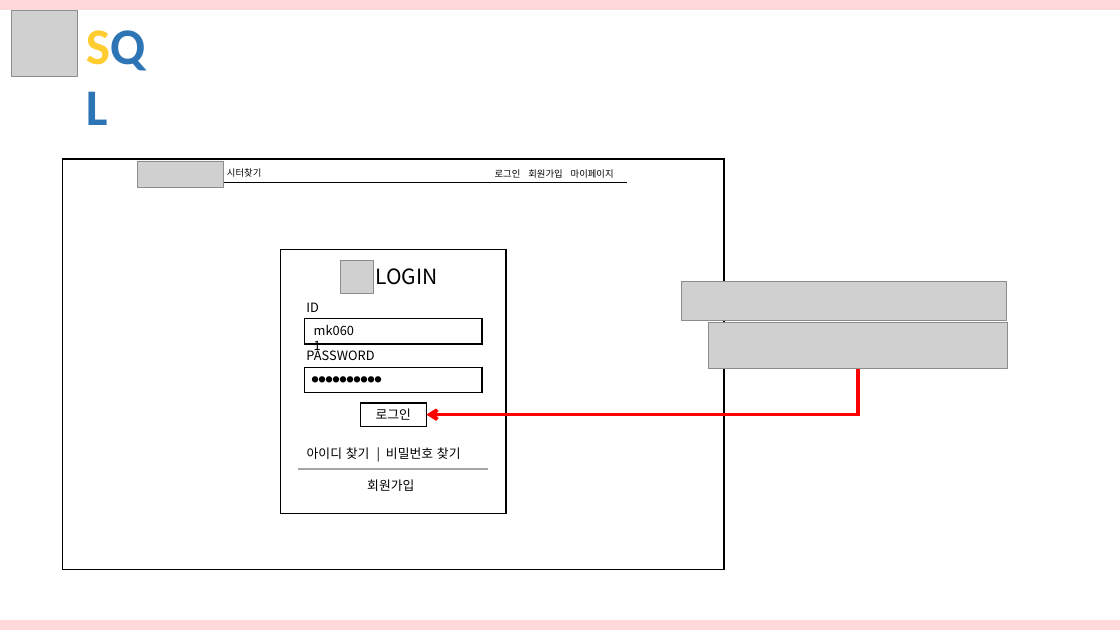
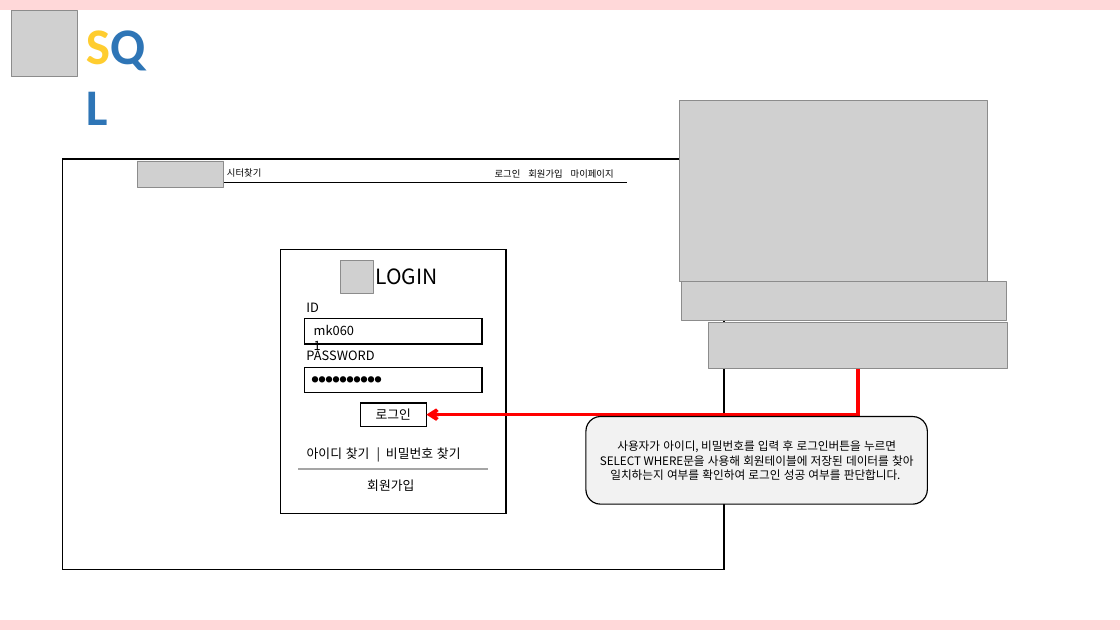
Before and after one commit to hhsw07/ezen-academy-projects, a slide deck: slide 12 of 3조 화면설계서 - SQL 통합.pptx (slide 11 before the commit). Drawn at 1120x630 pixels with LibreOffice and Linux fonts; fonts in the diff are those of the drawing; grey boxes stand for pictures. Boxes give left, top, right and bottom in pixels: in the first picture for what was removed or moved away, otherwise in the second. Text is boxed around its words. In the diff, an @@ line names an element or a change of style, - is before the commit and + after.

```diff
--- a/3조 화면설계서 - SQL 통합.pptx
+++ b/3조 화면설계서 - SQL 통합.pptx
@@ picture added at <box>679,101,987,281</box> @@
@@ rounded rectangle added at <box>586,417,928,504</box>, fill #F2F2F2, outline #000000 1 pt, 10 pt, text #000000 @@
+사용자가 아이디, 비밀번호를 입력 후 로그인버튼을 누르면 SELECT WHERE문을 사용해 회원테이블에 저장된 데이터를 찾아 일치하는지 여부를 확인하여 로그인 성공 여부를 판단합니다.
```
Also in this commit, not shown: 30 other slides changed, 2 slides added.
